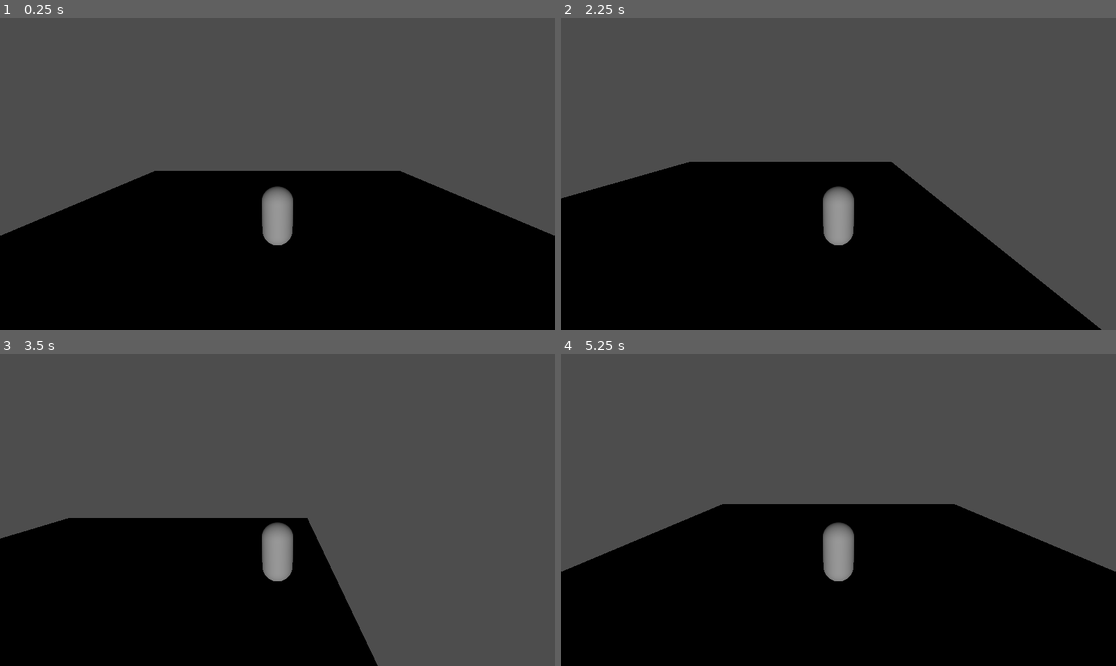
Above: before the commit, frames 1-4 (two rows, left to right).
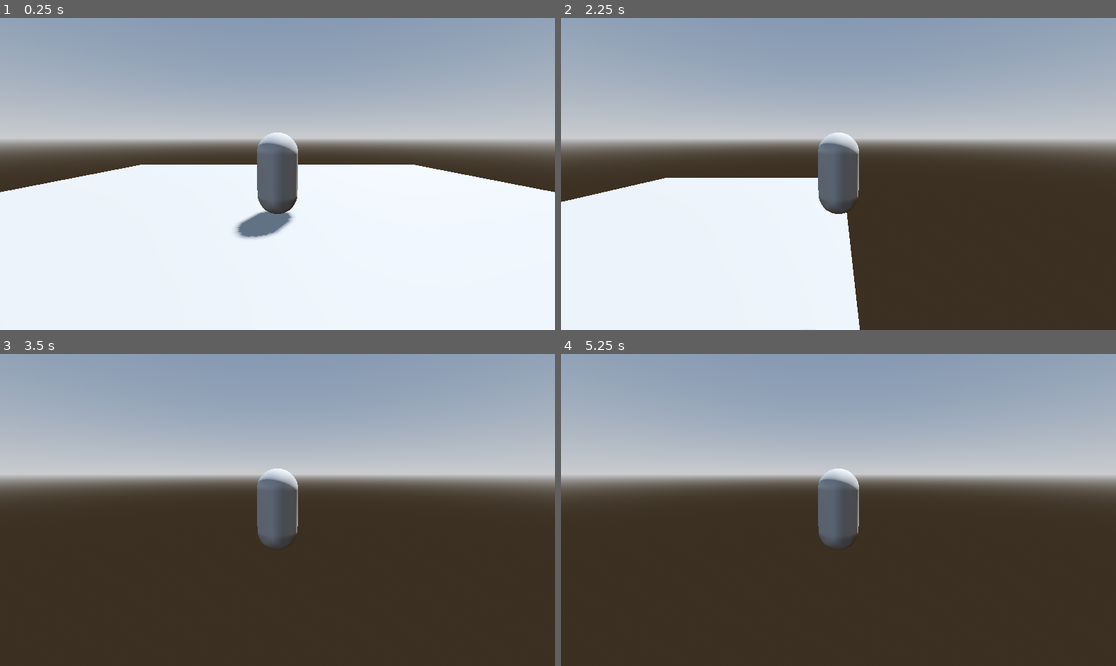
Above: after the commit, the same moments.

Repository: shahaf10000/pokemon-style-godot-game
Game: Godot game, scene res://scenes/world.tscn
Two runs of this game, one before a commit and one after it. Both use one fixed random seed, a clock stepped at 60 frames per second and the inputs below.
Inputs:
- Up to frame 1 (0.25 s): no input
- Up to frame 2 (2.25 s): tap Enter at 0.5 s; hold Right (ui_right) 0.53-1.28 s; tap End (ui_end) at 0.6, 1.55, 2.1 s; tap Space (ui_jump) at 0.77, 0.8, 1.07, 1.35, 1.52, 1.82 s; hold Down (ui_down) 1.28-2.03 s; hold Right (ui_right) from 2.03 s (still down)
- Up to frame 3 (3.5 s): tap Space (ui_jump) at 2.3, 3.02, 3.32 s; release Right (ui_right) at 2.78 s; hold Up (ui_up) from 2.78 s (still down); tap End (ui_end) at 2.85 s
- Up to frame 4 (5.25 s): tap Space (ui_jump) at 3.5, 3.6, 3.77, 4.07, 4.52, 4.82 s; release Up (ui_up) at 3.53 s; hold Left (ui_left) 3.53-5.03 s; tap End (ui_end) at 4.35, 5.1 s; hold Down (ui_down) from 5.03 s (still down)

The runs differ from the first frame. In frame 1, 97% of the frame differs, in the area x 0-100%, y 0-100%; in frame 2, 97%; in frame 3, 97%; in frame 4, 97%.

Commit message:
feat: added mouse control to the player

Diff:
--- a/pokemon-style-godot-game/project.godot
+++ b/pokemon-style-godot-game/project.godot
@@ -15,6 +15,11 @@
 config/features=PackedStringArray("4.4", "Forward Plus")
 config/icon="res://icon.svg"
 
+[display]
+
+window/size/viewport_width=1920
+window/size/viewport_height=1080
+
 [input]
 
 ui_jump={
@@ -22,3 +27,7 @@
 "events": [null, Object(InputEventKey,"resource_local_to_scene":false,"resource_name":"","device":0,"window_id":0,"alt_ …(195 unchanged characters)…
 ]
 }
+
+[rendering]
+
+lights_and_shadows/directional_shadow/soft_shadow_filter_quality=3
--- a/pokemon-style-godot-game/scenes/Player.tscn
+++ b/pokemon-style-godot-game/scenes/Player.tscn
@@ -16,5 +16,10 @@
 [node name="CollisionShape3D" type="CollisionShape3D" parent="."]
 shape = SubResource("CapsuleShape3D_3li8b")
 
-[node name="Camera3D" type="Camera3D" parent="."]
-transform = Transform3D(1, 0, 0, 0, 0.965926, 0.258819, 0, -0.258819, 0.965926, 0, 3, 6)
+[node name="TwistPivot" type="Node3D" parent="."]
+
+[node name="PitchPivot" type="Node3D" parent="TwistPivot"]
+transform = Transform3D(1, 0, 0, 0, 0.984808, 0.173648, 0, -0.173648, 0.984808, 0, 0, 0)
+
+[node name="Camera3D" type="Camera3D" parent="TwistPivot/PitchPivot"]
+transform = Transform3D(1, 0, 0, 0, 1, 0, 0, 0, 1, 0, 0, 5)
--- a/pokemon-style-godot-game/scenes/world.tscn
+++ b/pokemon-style-godot-game/scenes/world.tscn
@@ -1,6 +1,19 @@
-[gd_scene load_steps=4 format=3 uid="uid://ctlljqw0agch3"]
+[gd_scene load_steps=7 format=3 uid="uid://ctlljqw0agch3"]
 
 [ext_resource type="PackedScene" uid="uid://b25n104yn4ep3" path="res://scenes/Player.tscn" id="1_nnsk1"]
+
+[sub_resource type="ProceduralSkyMaterial" id="ProceduralSkyMaterial_nnsk1"]
+sky_horizon_color = Color(0.662243, 0.671743, 0.686743, 1)
+ground_horizon_color = Color(0.662243, 0.671743, 0.686743, 1)
+
+[sub_resource type="Sky" id="Sky_rwgxs"]
+sky_material = SubResource("ProceduralSkyMaterial_nnsk1")
+
+[sub_resource type="Environment" id="Environment_4wyf3"]
+background_mode = 2
+sky = SubResource("Sky_rwgxs")
+tonemap_mode = 2
+glow_enabled = true
 
 [sub_resource type="PlaneMesh" id="PlaneMesh_e5uuo"]
 
@@ -9,11 +22,15 @@
 
 [node name="World" type="Node3D"]
 
+[node name="WorldEnvironment" type="WorldEnvironment" parent="."]
+environment = SubResource("Environment_4wyf3")
+
 [node name="DirectionalLight3D" type="DirectionalLight3D" parent="."]
-transform = Transform3D(1, 0, 0, 0, 1, 0, 0, 0, 1, 0, 10, 0)
+transform = Transform3D(-0.866023, -0.433016, 0.250001, 0, 0.499998, 0.866027, -0.500003, 0.749999, -0.43301, 0, 0, 0)
+shadow_enabled = true
 
 [node name="Ground" type="MeshInstance3D" parent="."]
-transform = Transform3D(10, 0, 0, 0, 1, 0, 0, 0, 10, 0, 0, 0)
+transform = Transform3D(10, 0, 0, 0, 1, 0, 0, 0, 10, -0.000524521, 0, 0.0400536)
 mesh = SubResource("PlaneMesh_e5uuo")
 
 [node name="GroundCollision" type="StaticBody3D" parent="."]
@@ -22,4 +39,3 @@
 shape = SubResource("BoxShape3D_nnsk1")
 
 [node name="Player" parent="." instance=ExtResource("1_nnsk1")]
-transform = Transform3D(1, 0, 0, 0, 1, 0, 0, 0, 1, 0, 1, 0)
--- a/pokemon-style-godot-game/scripts/player.gd
+++ b/pokemon-style-godot-game/scripts/player.gd
@@ -1,7 +1,17 @@
 extends CharacterBody3D
 
-@export var speed := 5.0
+@export var speed := 10.0
 @export var gravity := 20.0
+
+var mouse_sensitivity := 0.001
+var twist_input := 0.0
+var pitch_input := 0.0
+
+@onready var twist_pivot := $TwistPivot
+@onready var pitch_pivot := $TwistPivot/PitchPivot
+
+func _ready() -> void:
+	Input.set_mouse_mode(Input.MOUSE_MODE_CAPTURED)
 
 func _physics_process(_delta): # function to process physics every frame
 	var input_dir = Vector3.ZERO
@@ -20,18 +30,29 @@
 
 	input_dir = input_dir.normalized() # fixing the momvent speed if two button are pressed at the same time
 
-	velocity.x = input_dir.x * speed
-	velocity.z = input_dir.z * speed
+	if Input.is_action_just_pressed("ui_end"):
+		Input.set_mouse_mode(Input.MOUSE_MODE_VISIBLE)
 
+	twist_pivot.rotate_y(twist_input)
+	pitch_pivot.rotate_x(pitch_input)
+	pitch_pivot.rotation.x = clamp(pitch_pivot.rotation.x, deg_to_rad(-30), deg_to_rad(30))
+
+	twist_input = 0
+	pitch_input = 0
+
+	var direction = twist_pivot.global_transform.basis * input_dir
+
+	velocity.x = direction.x * speed
+	velocity.z = direction.z * speed
 	velocity.y -= gravity * _delta
 
 	if Input.is_action_just_pressed("ui_jump") and is_on_floor():
-		velocity.y = gravity / 3
-
-	#var pos = global_transform.origin # kill switch for y = 0
-	#if pos.y < 0 and velocity.y < 0:
-		#pos.y = 0
-		#velocity.y = 0
-		#global_transform.origin = pos
+		velocity.y = gravity / 2
 
 	move_and_slide() # actually moving the player
+
+func _unhandled_input(event: InputEvent) -> void:
+	if event is InputEventMouse:
+		if Input.get_mouse_mode() == Input.MOUSE_MODE_CAPTURED:
+			twist_input = - event.relative.x * mouse_sensitivity
+			pitch_input = - event.relative.y * mouse_sensitivity
